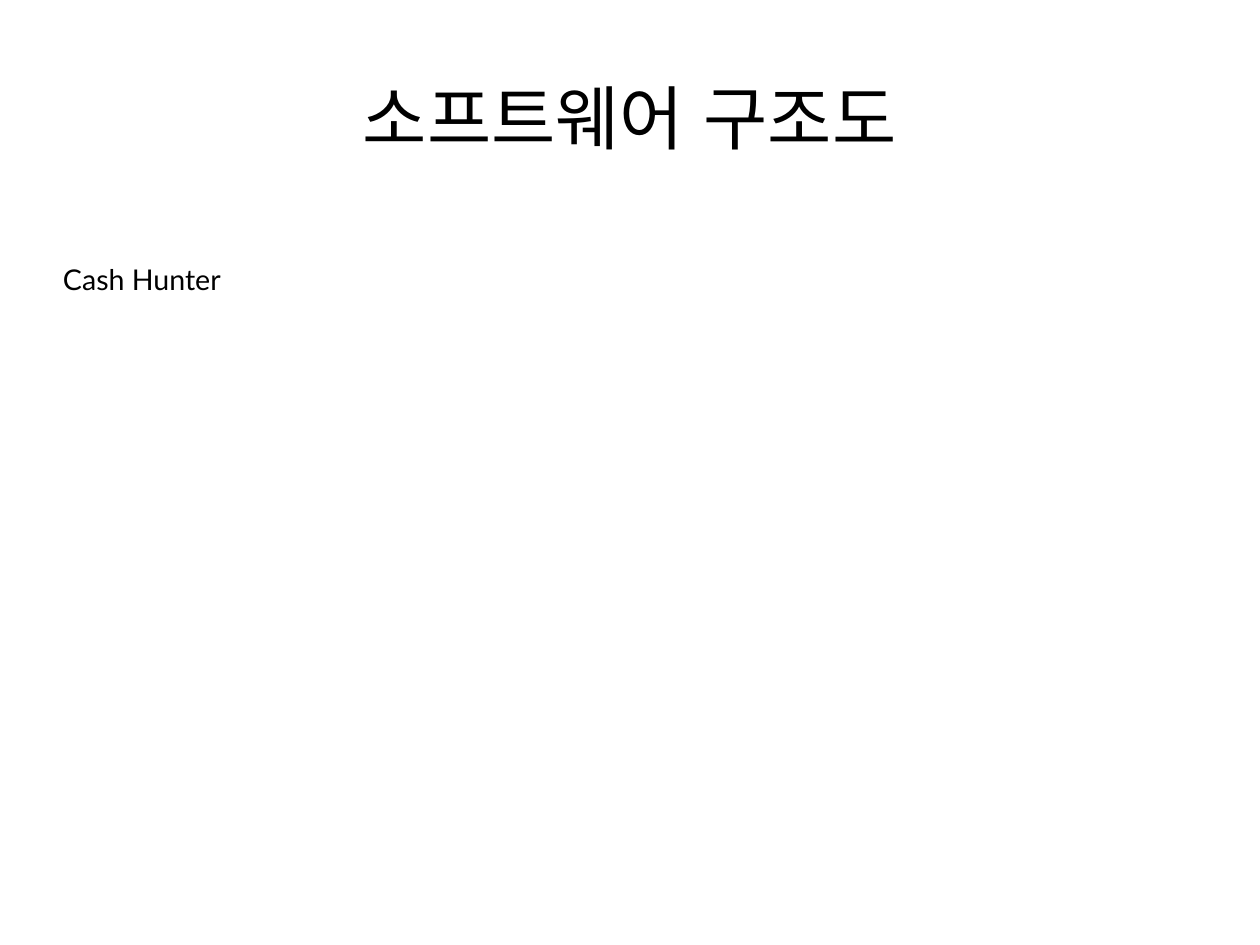
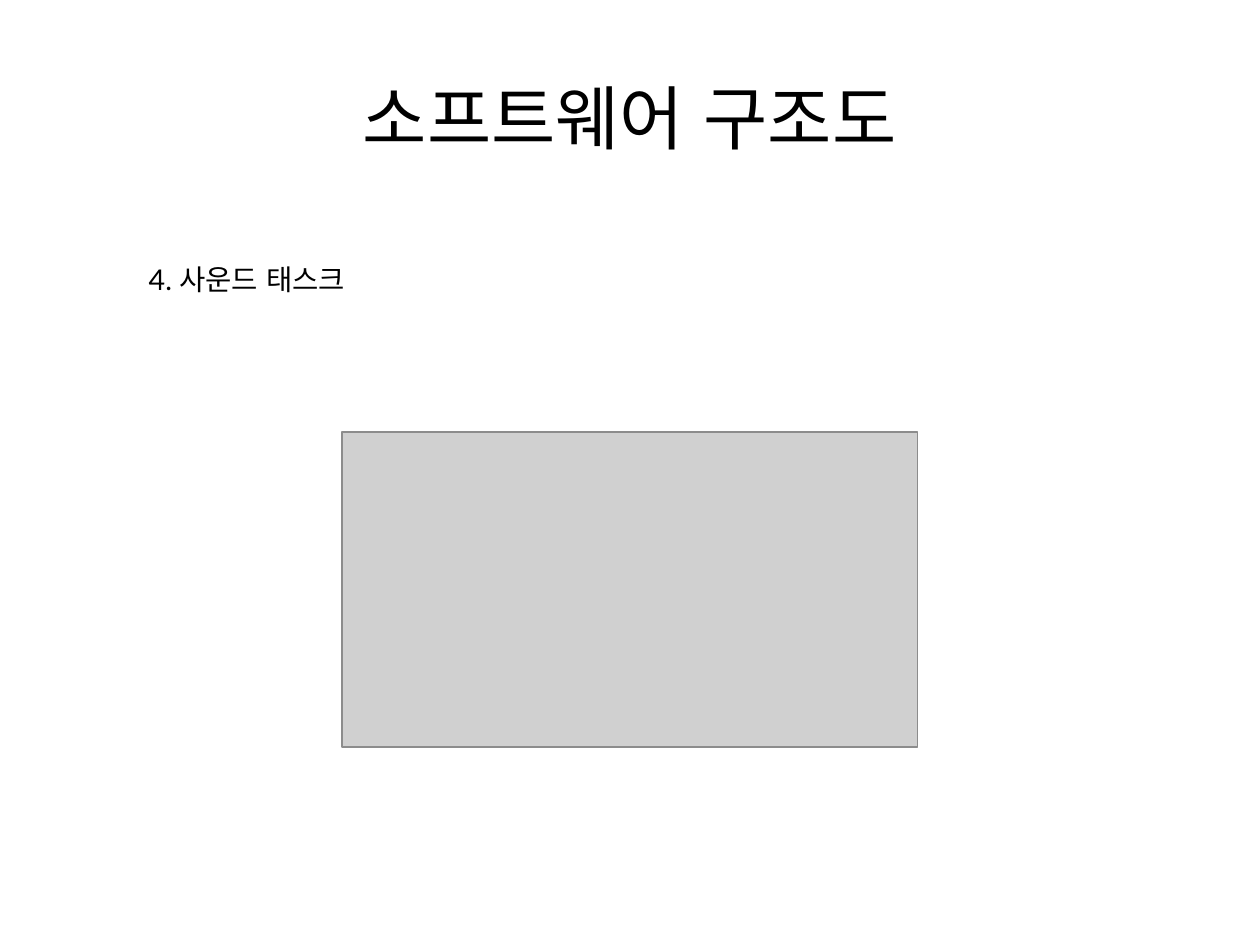
Before and after one commit to hl1itj/nds-ide, a slide deck: slide 8 of Term_Projects/Cash_Hunter/Cash_Hunter(프로젝트 제안발표).odp. Drawn at 1260x945 pixels with LibreOffice and Linux fonts; fonts in the diff are those of the drawing; grey boxes stand for pictures. Boxes give left, top, right and bottom in pixels: in the first picture for what was removed or moved away, otherwise in the second. Text is boxed around its words. In the diff, an @@ line names an element or a change of style, - is before the commit and + after.

```diff
--- a/Term_Projects/Cash_Hunter/Cash_Hunter(프로젝트 제안발표).odp
+++ b/Term_Projects/Cash_Hunter/Cash_Hunter(프로젝트 제안발표).odp
@@ text at (149, 266, 345, 293): text changed @@
-Cash Hunter
+4. 사운드 태스크
@@ picture added at (342, 432, 918, 748) @@
```
Also in this commit, not shown: 7 other slides changed, 1 slide added, 1 slide removed, 40 other files.
